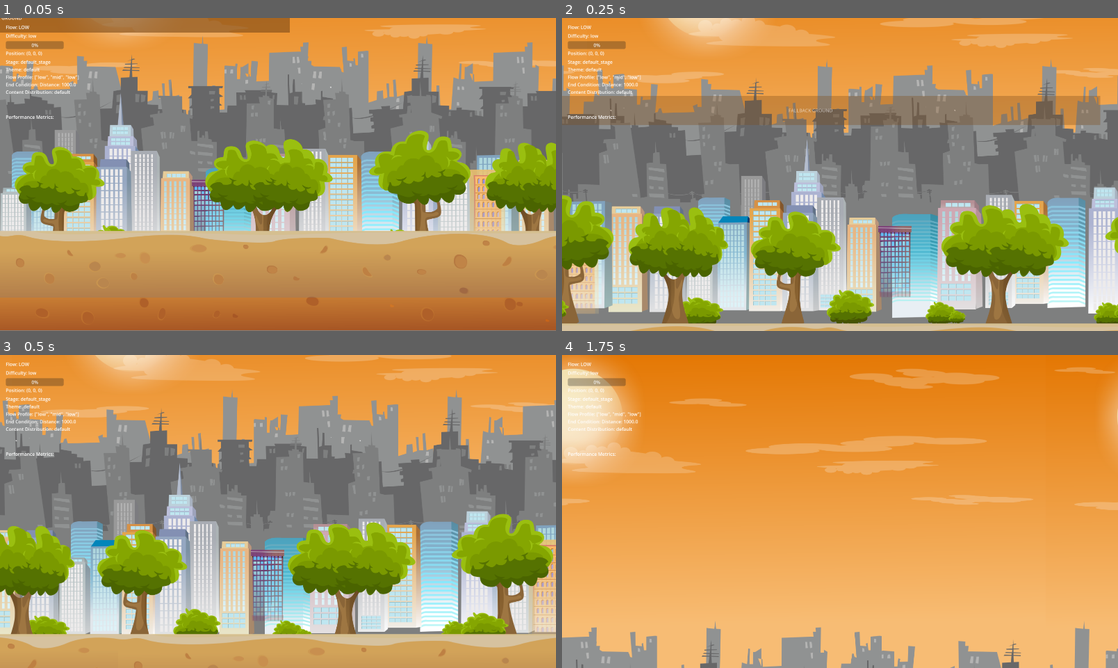
Above: before the commit, frames 1-4 (two rows, left to right).
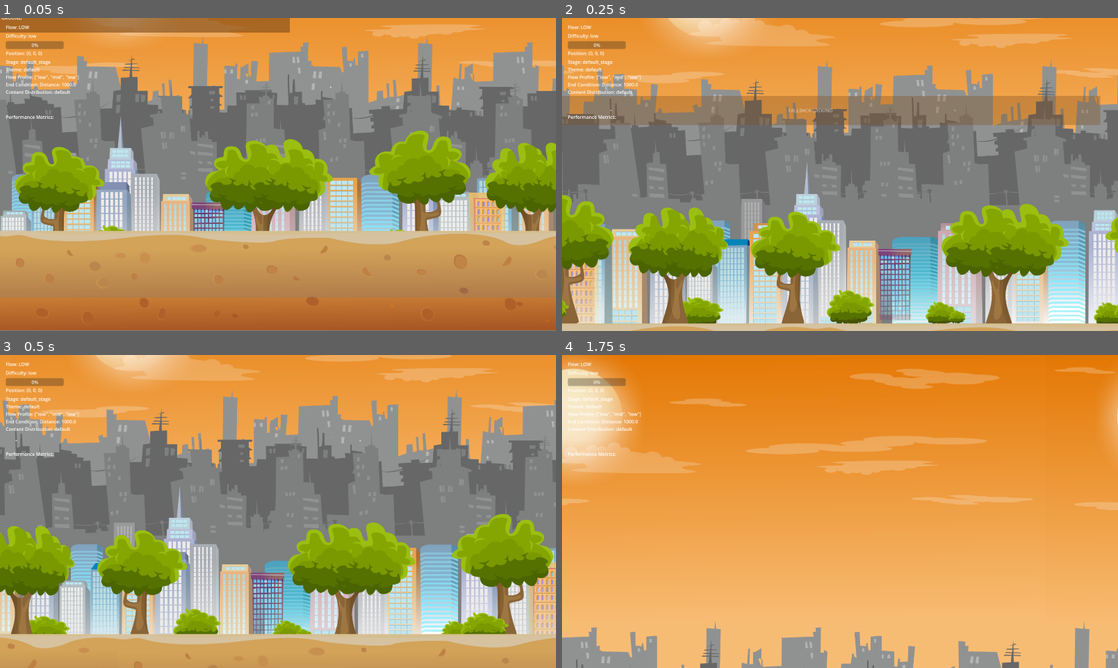
Above: after the commit, the same moments.

Repository: talofo/namoradinha
Game: Godot game, scene res://game/Game.tscn
Same seed, same stepped clock (60 frames per second), same inputs: the game is played once before the commit and once after it.
Inputs:
- Up to frame 1 (0.05 s): no input
- Up to frame 2 (0.25 s): no input
- Up to frame 3 (0.5 s): no input
- Up to frame 4 (1.75 s): tap Enter at 0.5 s; hold Space (boost) 0.53-1.28 s; tap 1 at 1.35 s

The runs differ from the first frame. In frame 1, 7.7% of the frame differs, in the area x 0-99%, y 24-68%; in frame 2, 15%, in the area x 1-100%, y 39-98%; in frame 3, 12%; in frame 4, nothing differs.

Commit message:
fixed the gap between layer building and ground

Diff:
--- a/resources/environment/themes/default_visual_background.tres
+++ b/resources/environment/themes/default_visual_background.tres
@@ -90,7 +90,7 @@
 [sub_resource type="Resource" id="Resource_f4blp"]
 script = ExtResource("2_4dtbj")
 texture = ExtResource("8_cwrti")
-offset = Vector2(0, -379)
+offset = Vector2(0, -300)
 scale = Vector2(1, 1)
 z_index = 0
 modulate = Color(1, 1, 1, 1)
